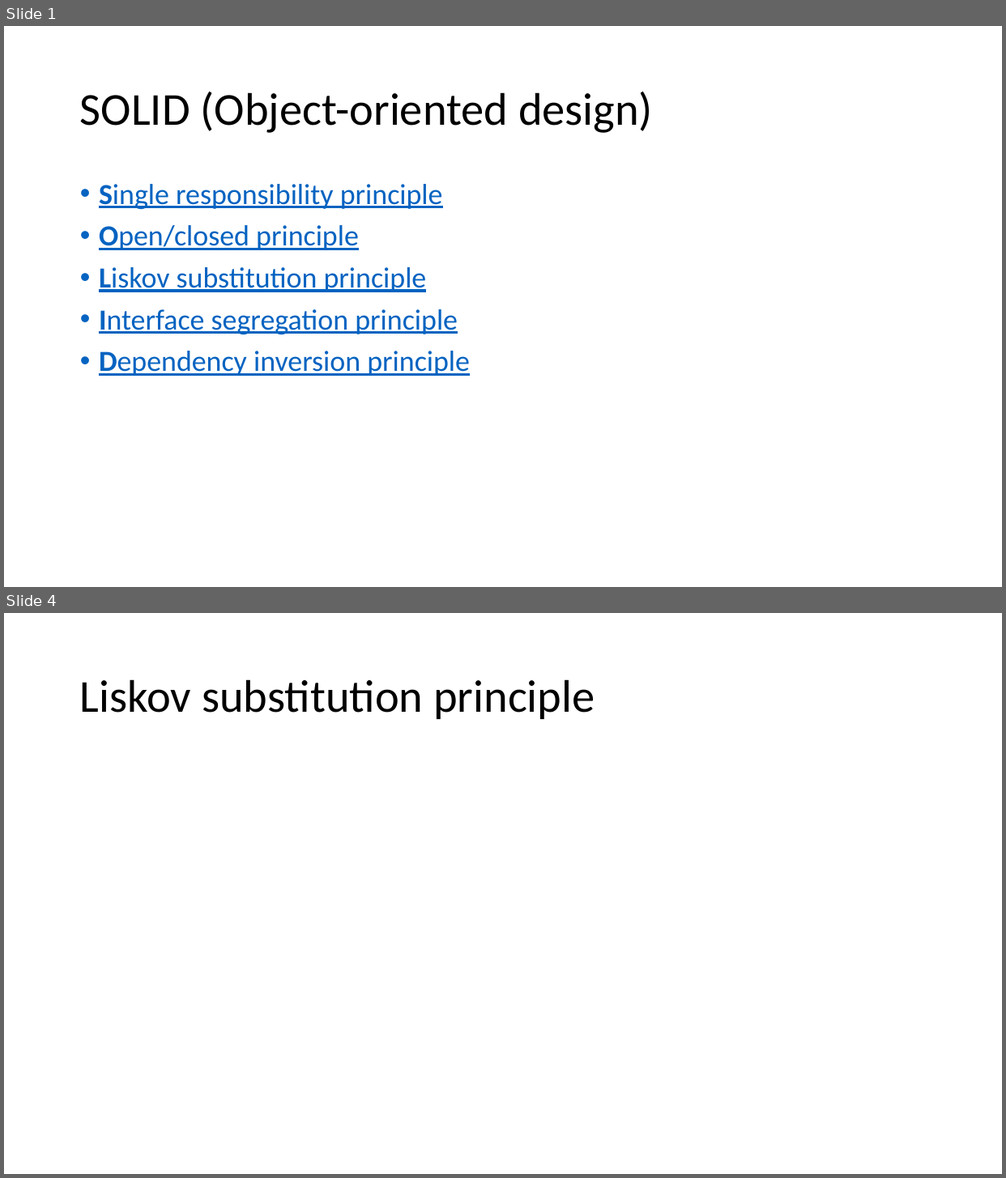
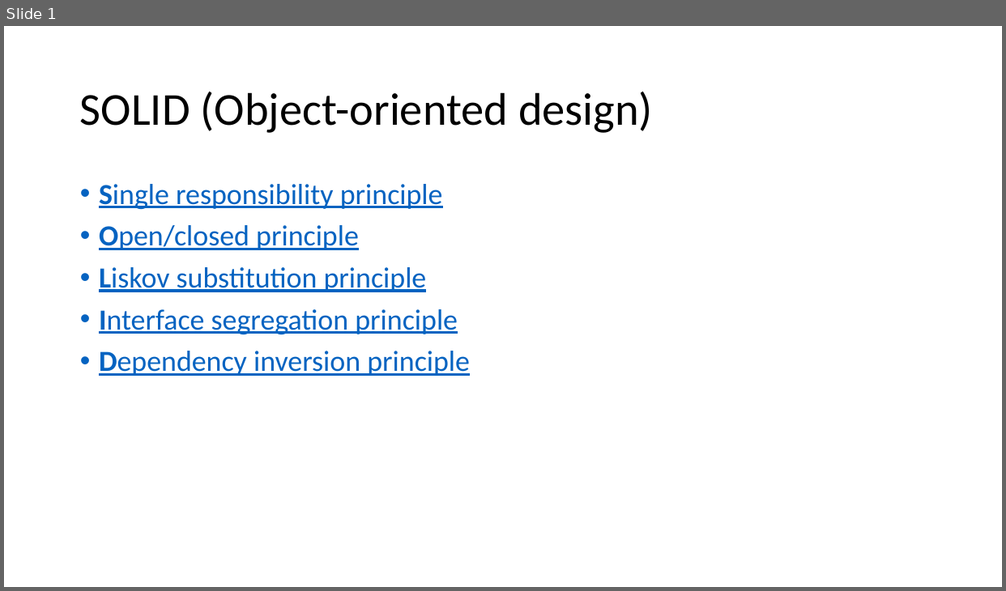
Before and after one commit to ncguy2/MOD003263, a slide deck: docs/Binaries/SO (Object-oriented design).pptx. Shown one above the other, each under a label of ours: slides 1 and 4 before the commit, slide 1 after it; the slides between them are not shown. The pictures are 1006x1178 and 1006x591 pixels, drawn with LibreOffice and Linux fonts; fonts in the diff are those of the drawing. Boxes give left, top, right and bottom in pixels: in the first picture for what was removed or moved away, otherwise in the second. Text is boxed around its words. In the diff, an @@ line names an element or a change of style, - is before the commit and + after.

```diff
--- a/docs/Binaries/SO (Object-oriented design).pptx
+++ b/docs/Binaries/SO (Object-oriented design).pptx
@@ slide 4 removed at (x1=4, y1=613, x2=1002, y2=1174), background #FFFFFF @@
@@ title removed at (x1=80, y1=679, x2=594, y2=719) @@
-Liskov substitution principle
```
Also in this commit, not shown: 2 slides changed, 2 other slides removed, 2 other files.
